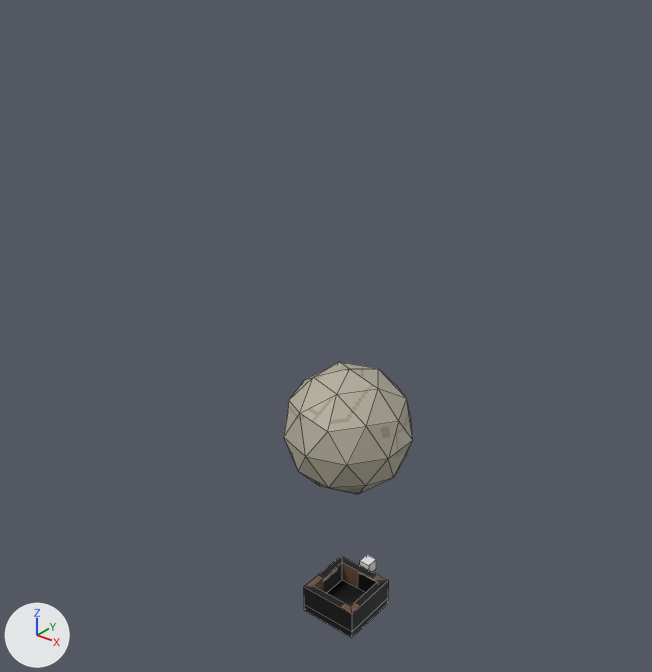
Renders of the Blender file models/sum_airship_boat.blend from each side of a commit.
One viewpoint serves both versions: a 50 mm camera at (70.2, -93.1, 105.7) aimed at (-3.8, -0.6, 48.4). The lights are fixed; the arrows at lower left show +X, +Y and +Z. Mesh edges are drawn as thin lines.
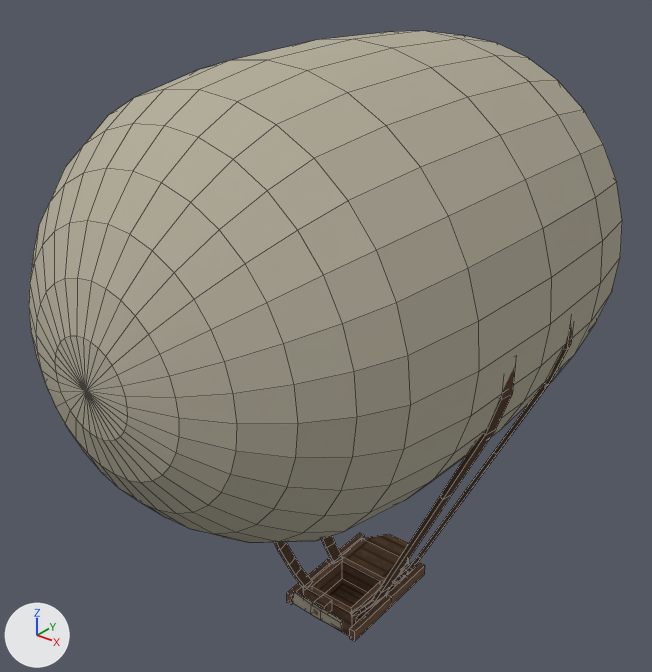
Changed parts and their boxes [x1, y1, x2, y2] in the pictures (652 x 672 px):
'balloon', added: after [29, 31, 622, 543]
'Cube.004', deleted: before [284, 362, 413, 494]
'Cube.002', surface changed, reshaped (black to brown): before [304, 556, 389, 637]; after [304, 557, 388, 636]
'rope04', added (brown): after [351, 364, 516, 616]
'hull', added (brown): after [342, 534, 409, 592]
'rope03', added (brown): after [391, 323, 572, 586]
'railR', added (brown): after [350, 563, 425, 641]
'rotor', added: after [292, 592, 343, 631]
'rope01', added (brown): after [274, 542, 312, 589]
'railL', added (brown): after [287, 533, 364, 605]
'Cube', surface changed: [315, 555, 376, 612] in both
'rope02', added: after [321, 535, 343, 563]
part 1 of me_cube_002, cut back: before [304, 581, 389, 637]; after [304, 587, 388, 636]
part 2 of me_cube_002, surface changed (black to brown): [305, 557, 386, 613] in both

The change, as a list of edits to the scene's bpy script:
```text
Change img_sum_airship_texture_oak_boat_png:
    img_sum_airship_texture_oak_boat_png: load_image('sum_airship_texture_oak_boat.png', '../textures/sum_airship_texture_oak_boat.png', 128, 128, 'sRGB') -> load_image('sum_airship_texture_oak_boat.png.001', '../textures/sum_airship_texture_oak_boat.png', 128, 128, 'sRGB')
Change mat_material_001:
    add mat_material_001.specular_ior_level = 0.0
    mat_material_001.roughness: 0.5 -> 1.0
Change me_cube_002:
    used by ob_cube_002; location = (0.0, 0.0, 4.0); scale = (10.0, 10.0, 10.0)
    remove me_cube_002.from_pydata(...)  # 20 vertices, 18 faces; spans x -0.5..0.5, y -0.5..0.5, z -0.5..0.0
    add me_cube_002.from_pydata(...)  # 16 vertices, 14 faces; spans x -0.5..0.5, y -0.5..0.5, z -0.5..0.0
    me_cube_002 part 1
    4 vertices are removed from x -0.5..0.5, y -0.5..0.5, z -0.375
    8 faces are deleted
    8 vertices move from x -0.375..0.375, y -0.375..0.375, z -0.375..0.0 to x -0.4..0.4, y -0.4..0.401, z -0.375..0.0
    4 new faces join them
    me_cube_002 part 2: 10 kept faces spanning x -0.5..0.5, y -0.5..0.5, z -0.5..0.0 get new texture (UV) coordinates
Remove ob_cube_004:
    ob_cube_004 = bpy.data.objects.new('Cube.004', me_cube_007)
Add ob_raill:
    ob_raill = bpy.data.objects.new('railL', me_cube_002_1)  # 28 vertices, 18 faces; spans x 5.0..7.0, y -7.0..13.0, z -2.0..0.0; in mat_material_001 (picture img_sum_airship_texture_oak_boat_png)
    ob_raill.location = (0.0, 0.0, 3.0)
    ob_raill.rotation_euler = (3.142, 0.0, 0.0)  # degrees (180, 0, 0)
    ob_raill.scale = (-1.0, -1.0, -1.0)
Add ob_railr:
    ob_railr = bpy.data.objects.new('railR', me_cube_001)  # 28 vertices, 18 faces; spans x 5.0..7.0, y -7.0..13.0, z -2.0..0.0; in mat_material_001 (picture img_sum_airship_texture_oak_boat_png)
    ob_railr.location = (0.0, 0.0, 3.0)
Add ob_hull:
    ob_hull = bpy.data.objects.new('hull', me_cube)  # 13 vertices, 13 faces; spans x -5.0..5.0, y -1.0..9.0, z -1.0..4.0; in mat_material_001 (picture img_sum_airship_texture_oak_boat_png)
    ob_hull.location = (0.0, 6.0, 0.0)
Add ob_rotor:
    ob_rotor = bpy.data.objects.new('rotor', me_rotor)  # 20 vertices, 18 faces; spans x -5.03..5.03, y -1.0..0.0, z -1.17..1.17; in mat_material_001 (picture img_sum_airship_texture_oak_boat_png)
    ob_rotor.location = (0.0, -7.0, 3.6)
Add ob_rope02:
    ob_rope02 = bpy.data.objects.new('rope02', me_rope02)  # 40 vertices, 38 faces; spans x -0.4..24.7, y -1.0..1.0, z -0.6..54.5; in mat_material_001 (picture img_sum_airship_texture_oak_boat_png)
    ob_rope02.location = (-5.0, 4.0, 4.0)
    ob_rope02.rotation_euler = (0.0, 0.0, 2.967)  # degrees (0, 0, 170)
Add ob_rope01:
    ob_rope01 = bpy.data.objects.new('rope01', me_rope02.copy())
    ob_rope01.location = (-5.0, -4.0, 4.0)
    ob_rope01.rotation_euler = (0.0, 0.0, -2.967)  # degrees (0, 0, -170)
Add ob_rope04:
    ob_rope04 = bpy.data.objects.new('rope04', me_rope04)  # 40 vertices, 38 faces; spans x -0.4..24.7, y -1.0..1.0, z -0.6..54.5; in mat_material_001 (picture img_sum_airship_texture_oak_boat_png)
    ob_rope04.location = (5.0, -4.0, 4.0)
    ob_rope04.rotation_euler = (0.0, 0.0, -0.175)  # degrees (0, 0, -10)
Add ob_rope03:
    ob_rope03 = bpy.data.objects.new('rope03', me_rope03)  # 40 vertices, 38 faces; spans x -0.4..24.7, y -1.0..1.0, z -0.6..54.5; in mat_material_001 (picture img_sum_airship_texture_oak_boat_png)
    ob_rope03.location = (5.0, 4.0, 4.0)
    ob_rope03.rotation_euler = (0.0, 0.0, 0.175)  # degrees (0, 0, 10)
Add ob_balloon:
    ob_balloon = bpy.data.objects.new('balloon', me_balloon)  # 482 vertices, 512 faces; spans x -30.0..30.0, y -45.0..45.0, z -30.0..30.0; in mat_material_001 (picture img_sum_airship_texture_oak_boat_png)
    ob_balloon.location = (0.0, 0.0, 60.0)
```
